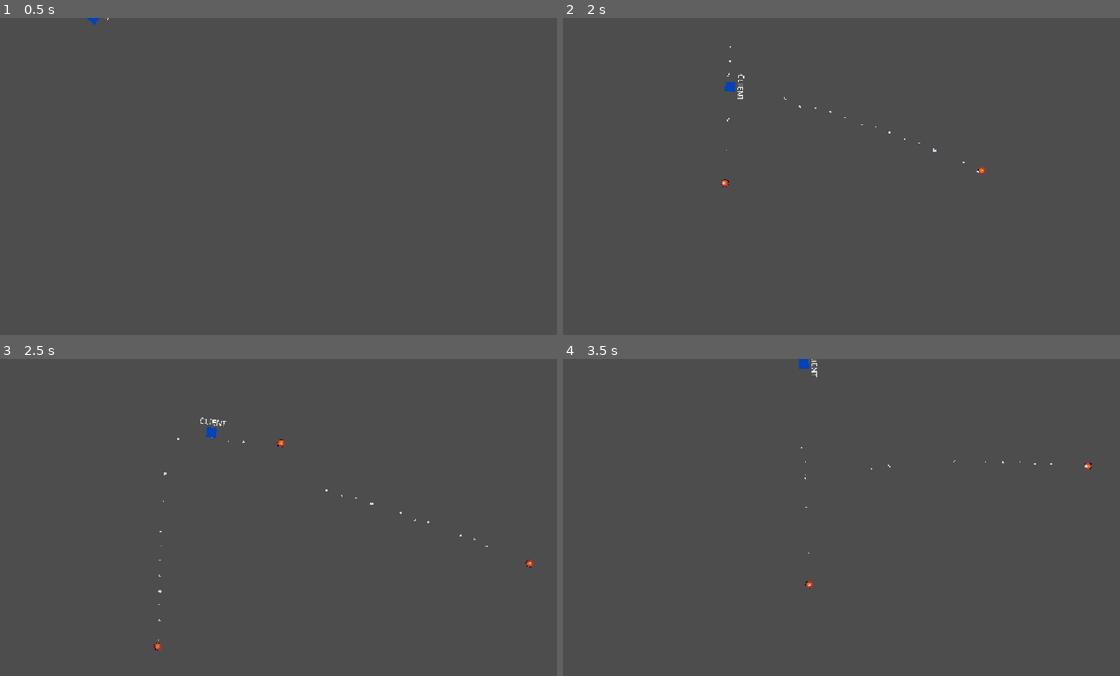
Above: before the commit, frames 1-4 (two rows, left to right).
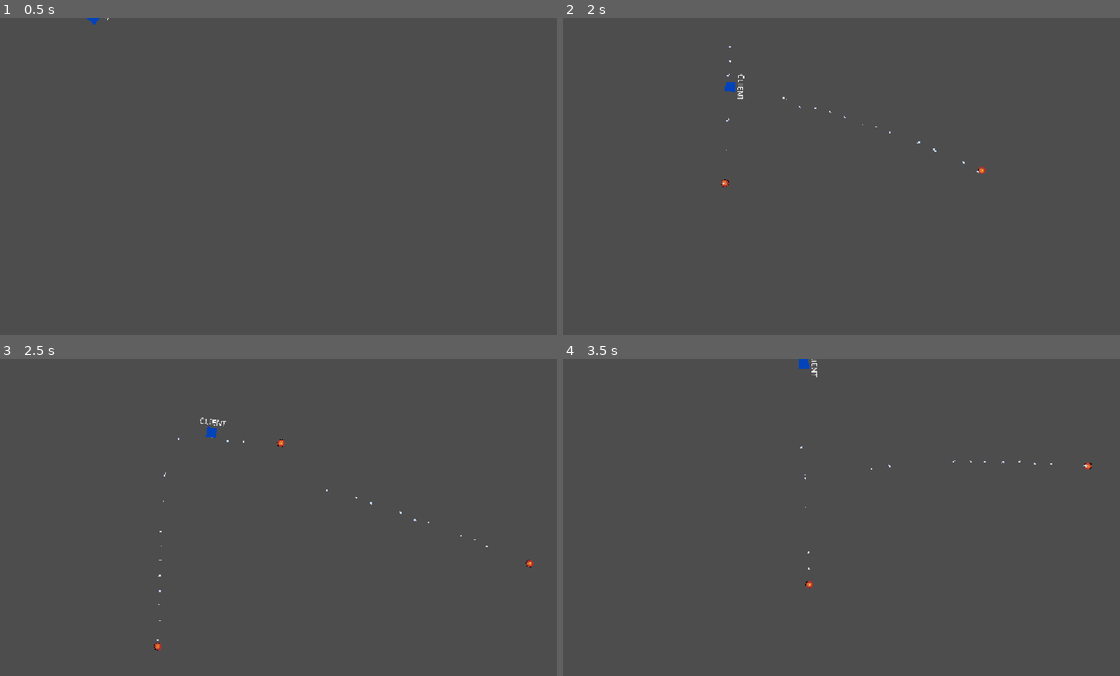
Above: after the commit, the same moments.

Repository: Pedr0P4/magikast
Game: Godot game, scene res://scenes/UI/menu.tscn
Same seed, same stepped clock (60 frames per second), same inputs: the game is played once before the commit and once after it.
Inputs (mouse positions are in pixels of both pictures, inside the frame that each line leads up to):
- Up to frame 1 (0.5 s): no input
- Up to frame 2 (2 s): tap Enter at 0.5 s; move the mouse to (964, 160) at 0.52 s; press the mouse at (964, 160) at 0.53 s; hold D (move_right) 0.53-1.28 s; move the mouse to (724, 192) at 1.27 s; release the mouse at (724, 192) at 1.28 s; hold S (move_down) from 1.28 s (still down); click (724, 192) at 1.35 s
- Up to frame 3 (2.5 s): move the mouse to (328, 447) at 2.02 s; release S (move_down) at 2.03 s; press the mouse at (328, 447) at 2.03 s; hold D (move_right) from 2.03 s (still down)
- Up to frame 4 (3.5 s): move the mouse to (808, 580) at 2.77 s; release D (move_right) at 2.78 s; release the mouse at (808, 580) at 2.78 s; hold W (move_up) from 2.78 s (still down); click (808, 580) at 2.85 s

Frame 1 is identical in both runs. In frame 2, less than 0.1% of the frame differs, in the area x 28-73%, y 8-52%; in frame 3, less than 0.1%, in the area x 28-88%, y 24-89%; in frame 4, less than 0.1%.

Commit message:
:construction: feat(game): Continuação de correção de bug de tiro

Diff:
--- a/scenes/base_power.tscn
+++ b/scenes/base_power.tscn
@@ -18,4 +18,10 @@
 
 [node name="Sprite" type="Sprite2D" parent="." unique_id=1099656921]
 
+[node name="Explosion" type="AnimatedSprite2D" parent="." unique_id=599438621]
+visible = false
+
+[node name="Collision" type="CollisionShape2D" parent="." unique_id=1497367224]
+
 [connection signal="body_entered" from="." to="." method="_on_body_entered"]
+[connection signal="animation_finished" from="Explosion" to="." method="_on_explosion_finished"]
--- a/scenes/powers/electric_bolt.tscn
+++ b/scenes/powers/electric_bolt.tscn
@@ -4,10 +4,6 @@
 [ext_resource type="Script" uid="uid://cfrvl3oxhlhve" path="res://scripts/powers/electric_bolt.gd" id="2_5p6o4"]
 [ext_resource type="Texture2D" uid="uid://ddb6jyc7y6886" path="res://assets/electric_bolt.png" id="2_uulv5"]
 [ext_resource type="Texture2D" uid="uid://dhvdfgfbml2fb" path="res://assets/electric_bolt_explosion.png" id="3_uulv5"]
-[ext_resource type="Resource" uid="uid://iaij3awe4uu8" path="res://resources/electric_bolt.tres" id="3_data"]
-
-[sub_resource type="RectangleShape2D" id="RectangleShape2D_nj6qa"]
-size = Vector2(6, 10)
 
 [sub_resource type="AtlasTexture" id="AtlasTexture_5p6o4"]
 atlas = ExtResource("3_uulv5")
@@ -25,7 +21,7 @@
 atlas = ExtResource("3_uulv5")
 region = Rect2(48, 0, 16, 16)
 
-[sub_resource type="SpriteFrames" id="SpriteFrames_nj6qa"]
+[sub_resource type="SpriteFrames" id="SpriteFrames_flgpd"]
 animations = [{
 "frames": [{
 "duration": 1.0,
@@ -40,26 +36,18 @@
 "duration": 1.0,
 "texture": SubResource("AtlasTexture_tyu7a")
 }],
-"loop": 1,
+"loop": 0,
 "name": &"default",
-"speed": 15.0
+"speed": 12.0
 }]
 
 [node name="ElectricBolt" unique_id=2017187276 instance=ExtResource("1_24tux")]
 script = ExtResource("2_5p6o4")
-data = ExtResource("3_data")
 
-[node name="Sprite" type="Sprite2D" parent="." index="1" unique_id=1434315696]
-texture_filter = 1
+[node name="Sprite" parent="." index="1" unique_id=1099656921]
 scale = Vector2(0.5, 0.5)
 texture = ExtResource("2_uulv5")
 
-[node name="Collision" type="CollisionShape2D" parent="." index="2" unique_id=1053474246]
-shape = SubResource("RectangleShape2D_nj6qa")
-
-[node name="Explosion" type="AnimatedSprite2D" parent="." index="3" unique_id=448674219]
-visible = false
-texture_filter = 1
+[node name="Explosion" parent="." index="2" unique_id=599438621]
 scale = Vector2(0.5, 0.5)
-sprite_frames = SubResource("SpriteFrames_nj6qa")
-frame_progress = 0.53550345
+sprite_frames = SubResource("SpriteFrames_flgpd")
--- a/scenes/powers/fireball.tscn
+++ b/scenes/powers/fireball.tscn
@@ -7,35 +7,29 @@
 [ext_resource type="Texture2D" uid="uid://dtm6eb2icpdrb" path="res://assets/smoke1.png" id="5_flgpd"]
 [ext_resource type="Texture2D" uid="uid://bddet36uxow17" path="res://assets/smoke2.png" id="6_07eew"]
 
-[sub_resource type="AtlasTexture" id="AtlasTexture_p608r"]
+[sub_resource type="AtlasTexture" id="AtlasTexture_flgpd"]
 atlas = ExtResource("3_0sd4l")
 region = Rect2(0, 0, 32, 32)
 
-[sub_resource type="AtlasTexture" id="AtlasTexture_5ebgb"]
+[sub_resource type="AtlasTexture" id="AtlasTexture_07eew"]
 atlas = ExtResource("3_0sd4l")
 region = Rect2(32, 0, 32, 32)
 
-[sub_resource type="AtlasTexture" id="AtlasTexture_flgpd"]
+[sub_resource type="AtlasTexture" id="AtlasTexture_lde2p"]
 atlas = ExtResource("3_0sd4l")
 region = Rect2(64, 0, 32, 32)
 
-[sub_resource type="AtlasTexture" id="AtlasTexture_07eew"]
+[sub_resource type="AtlasTexture" id="AtlasTexture_a5qv2"]
 atlas = ExtResource("3_0sd4l")
 region = Rect2(96, 0, 32, 32)
 
-[sub_resource type="AtlasTexture" id="AtlasTexture_lde2p"]
+[sub_resource type="AtlasTexture" id="AtlasTexture_q1p7t"]
 atlas = ExtResource("3_0sd4l")
 region = Rect2(128, 0, 32, 32)
 
-[sub_resource type="SpriteFrames" id="SpriteFrames_nj6qa"]
+[sub_resource type="SpriteFrames" id="SpriteFrames_f42i3"]
 animations = [{
 "frames": [{
-"duration": 1.0,
-"texture": SubResource("AtlasTexture_p608r")
-}, {
-"duration": 1.0,
-"texture": SubResource("AtlasTexture_5ebgb")
-}, {
 "duration": 1.0,
 "texture": SubResource("AtlasTexture_flgpd")
 }, {
@@ -44,14 +38,28 @@
 }, {
 "duration": 1.0,
 "texture": SubResource("AtlasTexture_lde2p")
+}, {
+"duration": 1.0,
+"texture": SubResource("AtlasTexture_a5qv2")
+}, {
+"duration": 1.0,
+"texture": SubResource("AtlasTexture_q1p7t")
 }],
 "loop": 0,
 "name": &"default",
 "speed": 15.0
 }]
 
-[sub_resource type="CircleShape2D" id="CircleShape2D_nj6qa"]
+[sub_resource type="CircleShape2D" id="CircleShape2D_f42i3"]
 radius = 8.0
+
+[sub_resource type="ParticleProcessMaterial" id="ParticleProcessMaterial_nj6qa"]
+particle_flag_disable_z = true
+emission_shape = 1
+emission_sphere_radius = 7.54
+gravity = Vector3(0, 98, 0)
+scale_min = 0.29999998
+scale_max = 0.5
 
 [sub_resource type="ParticleProcessMaterial" id="ParticleProcessMaterial_lde2p"]
 particle_flag_disable_z = true
@@ -61,38 +69,29 @@
 scale_min = 0.19999999
 scale_max = 0.39999998
 
-[sub_resource type="ParticleProcessMaterial" id="ParticleProcessMaterial_nj6qa"]
-particle_flag_disable_z = true
-emission_shape = 1
-emission_sphere_radius = 7.54
-gravity = Vector3(0, 98, 0)
-scale_min = 0.29999998
-scale_max = 0.5
-
-[node name="Fireball" unique_id=2017187276 node_paths=PackedStringArray("explosion_animation") instance=ExtResource("1_p157e")]
+[node name="Fireball" unique_id=2017187276 instance=ExtResource("1_p157e")]
 script = ExtResource("2_p608r")
-explosion_animation = NodePath("Explosion")
 
 [node name="Sprite" parent="." index="1" unique_id=1099656921]
 scale = Vector2(0.5, 0.5)
 texture = ExtResource("2_vovsa")
 
-[node name="Explosion" type="AnimatedSprite2D" parent="." index="2" unique_id=966411553]
-visible = false
-sprite_frames = SubResource("SpriteFrames_nj6qa")
-frame_progress = 0.9706793
+[node name="Explosion" parent="." index="2" unique_id=599438621]
+sprite_frames = SubResource("SpriteFrames_f42i3")
+frame = 4
+frame_progress = 1.0
 
-[node name="Collision" type="CollisionShape2D" parent="." index="3" unique_id=260862558]
-shape = SubResource("CircleShape2D_nj6qa")
+[node name="Collision" parent="." index="3" unique_id=1497367224]
+shape = SubResource("CircleShape2D_f42i3")
 
-[node name="Smoke2" type="GPUParticles2D" parent="." index="4" unique_id=827395825]
+[node name="Smoke1" type="GPUParticles2D" parent="." index="4" unique_id=565799107]
+amount = 15
+amount_ratio = 0.3805
+texture = ExtResource("5_flgpd")
+process_material = SubResource("ParticleProcessMaterial_nj6qa")
+
+[node name="Smoke2" type="GPUParticles2D" parent="." index="5" unique_id=827395825]
 amount = 15
 amount_ratio = 0.3805
 texture = ExtResource("6_07eew")
 process_material = SubResource("ParticleProcessMaterial_lde2p")
-
-[node name="Smoke1" type="GPUParticles2D" parent="." index="5" unique_id=565799107]
-amount = 15
-amount_ratio = 0.3805
-texture = ExtResource("5_flgpd")
-process_material = SubResource("ParticleProcessMaterial_nj6qa")
--- a/scenes/powers/ice_wall.tscn
+++ b/scenes/powers/ice_wall.tscn
@@ -39,8 +39,8 @@
 "speed": 0.0
 }]
 
-[sub_resource type="RectangleShape2D" id="RectangleShape2D_nj6qa"]
-size = Vector2(90, 21)
+[sub_resource type="RectangleShape2D" id="RectangleShape2D_5p6o4"]
+size = Vector2(90, 16)
 
 [node name="IceWall" unique_id=2017187276 instance=ExtResource("1_sdvwe")]
 
@@ -50,6 +50,6 @@
 sprite_frames = SubResource("SpriteFrames_nj6qa")
 animation = &"icewall"
 
-[node name="Collision" type="CollisionShape2D" parent="." index="2" unique_id=1598502883]
-position = Vector2(0, -1.5)
-shape = SubResource("RectangleShape2D_nj6qa")
+[node name="Collision" parent="." index="4" unique_id=1497367224]
+position = Vector2(0, -2)
+shape = SubResource("RectangleShape2D_5p6o4")
--- a/scripts/base_power.gd
+++ b/scripts/base_power.gd
@@ -1,33 +1,38 @@
 class_name BasePower
 extends Area2D
 
-@export var explosion_animation: AnimatedSprite2D;
-
 @onready var sprite: Sprite2D = $Sprite;
+@onready var explosion: AnimatedSprite2D = $Explosion;
+@onready var collision: CollisionShape2D = $Collision;
 
 var creator_id: int;
 var data: PowerData;
 
 func _ready() -> void:
-	if explosion_animation:
-		explosion_animation.animation_finished.connect(_on_explosion_finished);
-	else:
-		print("ERRO: AnimatedSprite2D de explosão não está atribuído no Inspetor!");
+	print("_ready do base");
+	monitoring = false
+
+	if explosion and not explosion.animation_finished.get_connections():
+		explosion.animation_finished.connect(_on_explosion_finished)
+
+	await get_tree().physics_frame
+
+	monitoring = true
 
 func _physics_process(delta: float) -> void:
+	if not data: return;
 	if(data.is_attack):
 		global_position += transform.x * data.speed * delta;
 
 func _on_body_entered(body: Node2D) -> void:
 	if body.name == str(creator_id): return;
-
 	set_physics_process(false);
 
 	sprite.visible = false;
-	if explosion_animation:
-		explosion_animation.visible = true;
-		explosion_animation.play();
-		print("Começou!");
+	if explosion:
+		print("ATIVOU A EXPLOSAO");
+		explosion.visible = true;
+		explosion.play();
 
 	set_deferred("monitoring", false);
 
@@ -36,7 +41,5 @@
 	print(body.player_name + " Tomou");
 
 func _on_explosion_finished() -> void:
-	print("Terminou!");
 	if multiplayer.is_server():
 		queue_free();
-		print("ACABOU A ANIMAÇÃO");
--- a/scripts/powers/fireball.gd
+++ b/scripts/powers/fireball.gd
@@ -1,5 +1,6 @@
 extends BasePower
 
 func _ready() -> void:
+	print("_ready do fireball");
 	if not data:
 		data = load("res://resources/fireball.tres");
